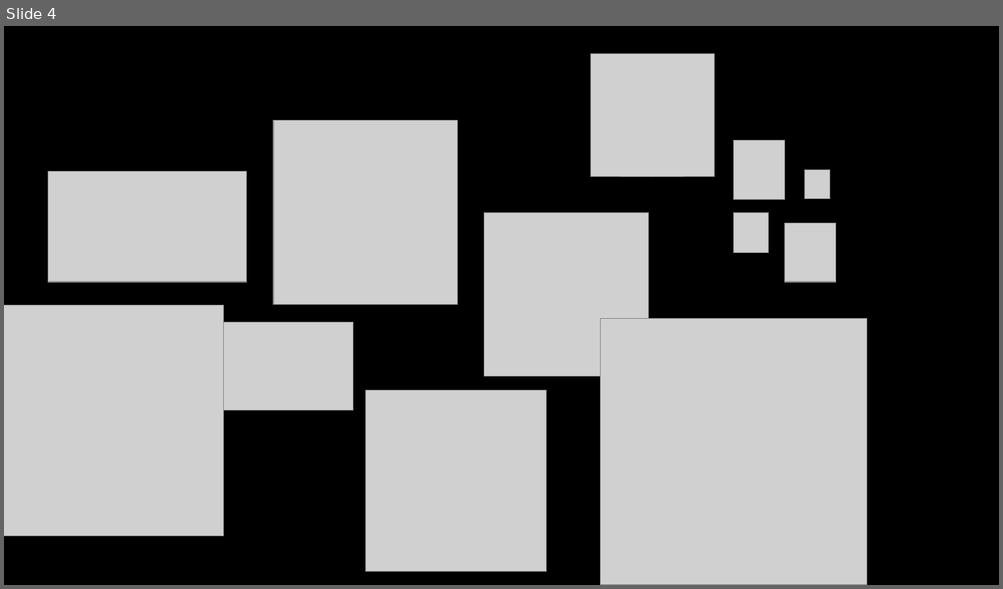
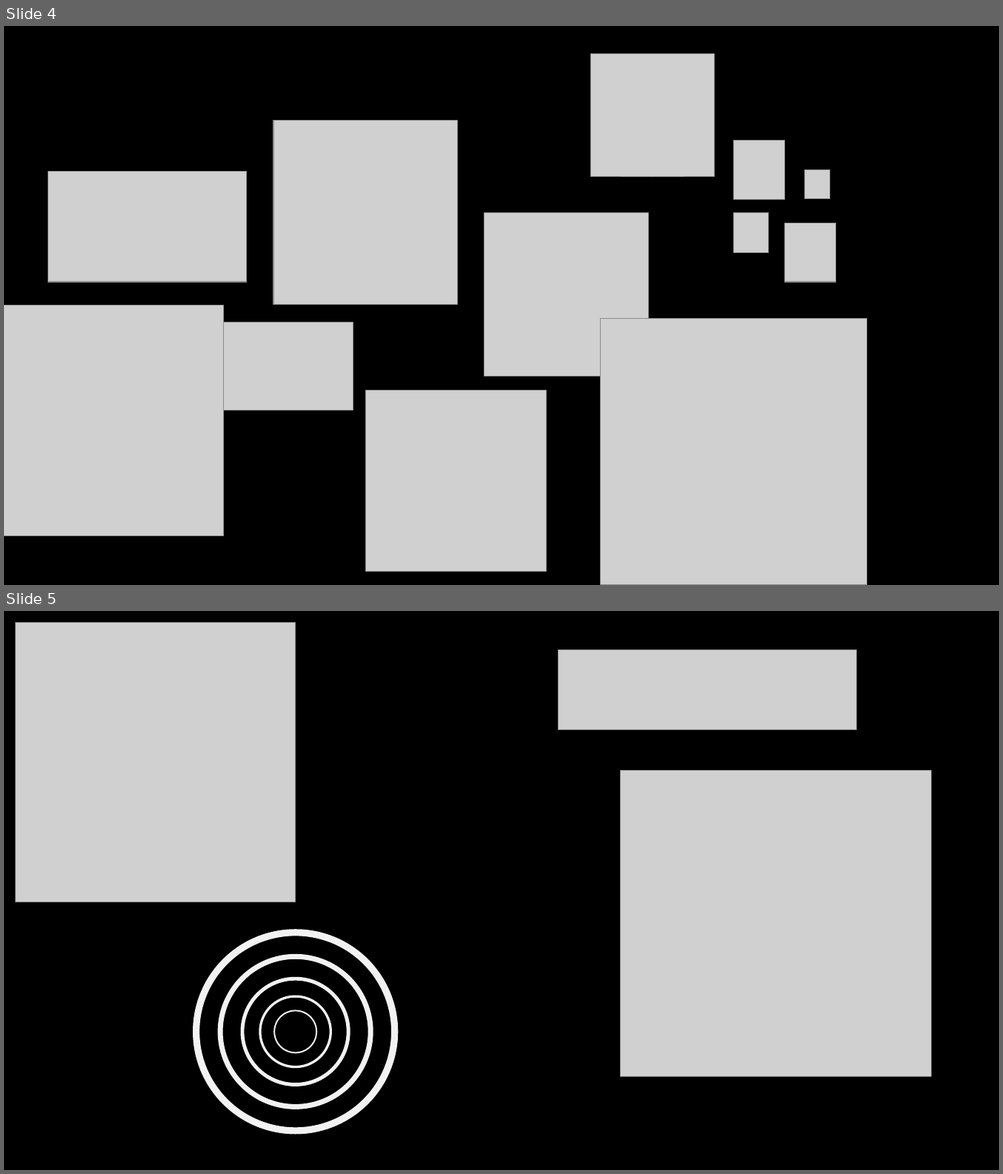
Before and after one commit to 926kaul/PaletteWorld, a slide deck: junk/stage.pptx. Shown one above the other, each under a label of ours: slide 4 before the commit, slides 4 and 5 after it. The pictures are 1003x589 and 1003x1174 pixels, drawn with LibreOffice and Linux fonts; fonts in the diff are those of the drawing; grey boxes stand for pictures. Boxes give left, top, right and bottom in pixels: in the first picture for what was removed or moved away, otherwise in the second. Text is boxed around its words. In the diff, an @@ line names an element or a change of style, - is before the commit and + after.

```diff
--- a/junk/stage.pptx
+++ b/junk/stage.pptx
@@ slide 5 added at (4,611,999,1170), background #000000 @@
@@ picture added at (16,622,296,902) @@
@@ picture added at (558,649,856,729) @@
@@ picture added at (620,771,930,1076) @@
@@ donut added at (193,930,398,1135), fill #F2F2F2 @@
@@ donut added at (217,954,373,1110), fill #F2F2F2 @@
@@ donut added at (241,977,350,1087), fill #F2F2F2 @@
@@ donut added at (259,995,333,1068), fill #F2F2F2 @@
@@ donut added at (273,1010,316,1054), fill #F2F2F2 @@
```
Also in this commit, not shown: 1 slide removed, 12 other files.
